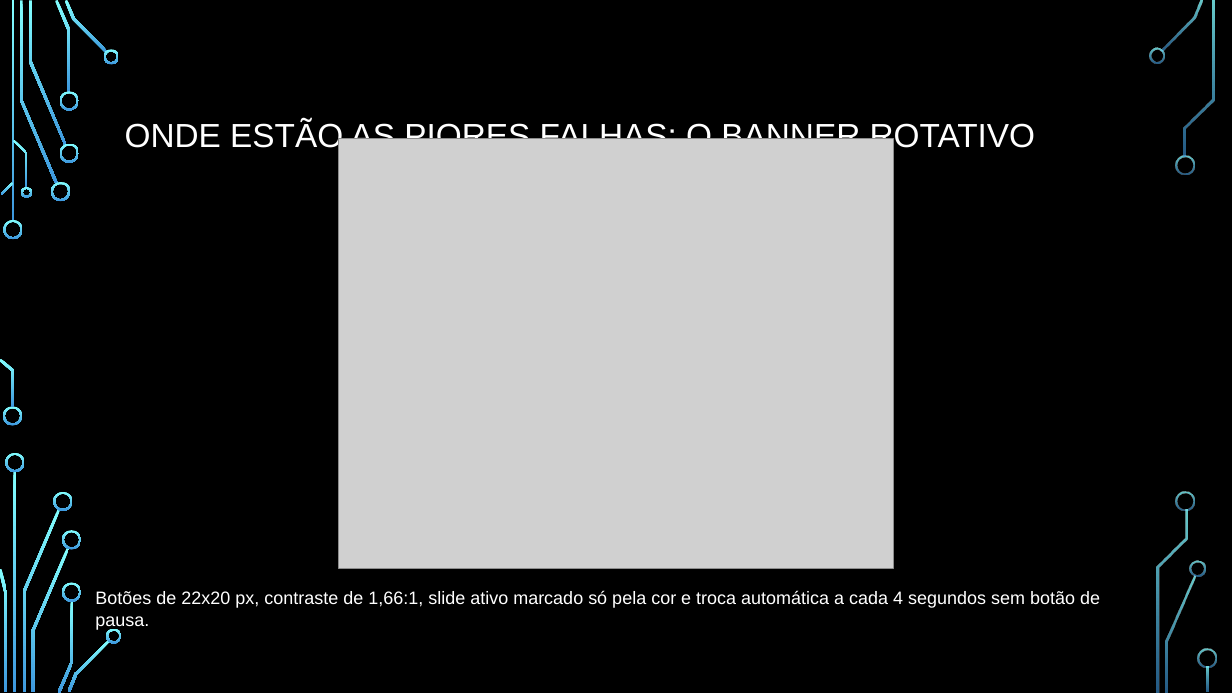
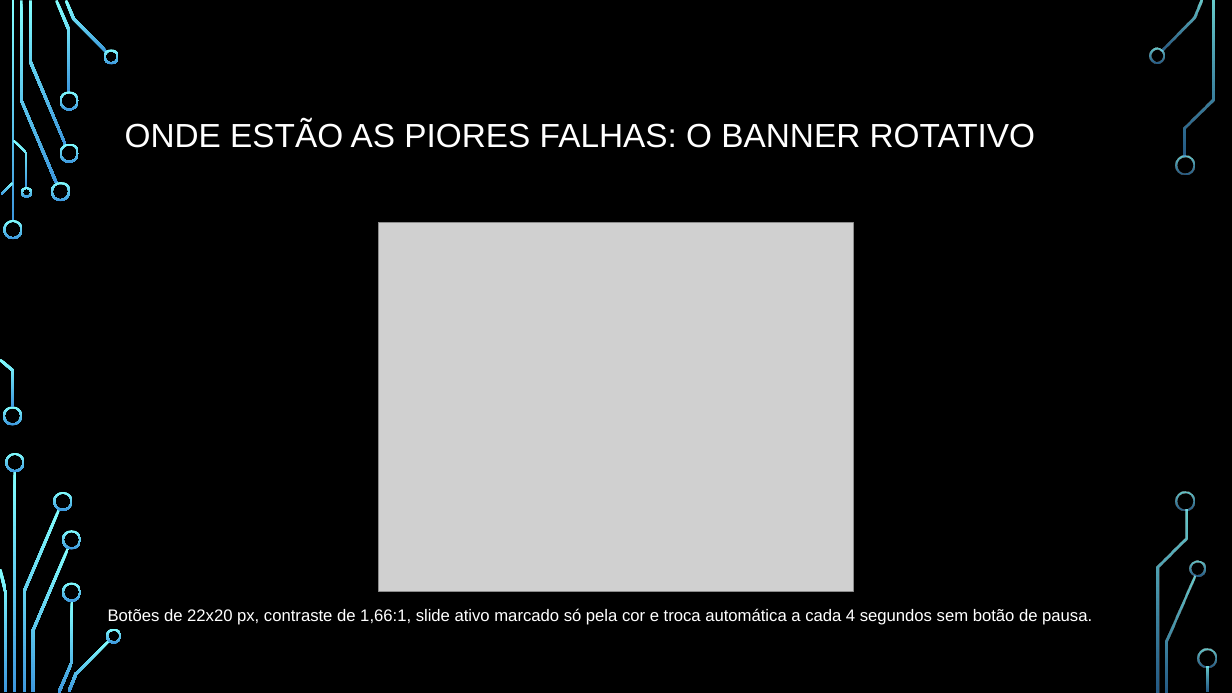
Before and after one commit to guilhermedopp/atividades, a slide deck: slide 12 of apresentacao/APRESENTACAO_AVALIACAO_ACESSIBILIDADE.pptx. Drawn at 1232x693 pixels with LibreOffice and Linux fonts; fonts in the diff are those of the drawing; grey boxes stand for pictures; background and template pictures are left out. Boxes give left, top, right and bottom in pixels: in the first picture for what was removed or moved away, otherwise in the second. Text is boxed around its words. In the diff, an @@ line names an element or a change of style, - is before the commit and + after.

```diff
--- a/apresentacao/APRESENTACAO_AVALIACAO_ACESSIBILIDADE.pptx
+++ b/apresentacao/APRESENTACAO_AVALIACAO_ACESSIBILIDADE.pptx
@@ picture: place and size @@
-picture at box(339, 139, 894, 568)
+picture at box(378, 223, 853, 592)
@@ text "Botões de 22x20 px, contraste ...": place and size @@
-text "Botões de 22x20 px, contraste ..." at box(95, 590, 1100, 630)
+text "Botões de 22x20 px, contraste ..." at box(108, 608, 1092, 625)
@@ text "Botões de 22x20 px, contraste ..." at box(108, 608, 1092, 625): size 14 to 13 pt @@
```
Also in this commit, not shown: 3 other slides changed, 6 other files.
